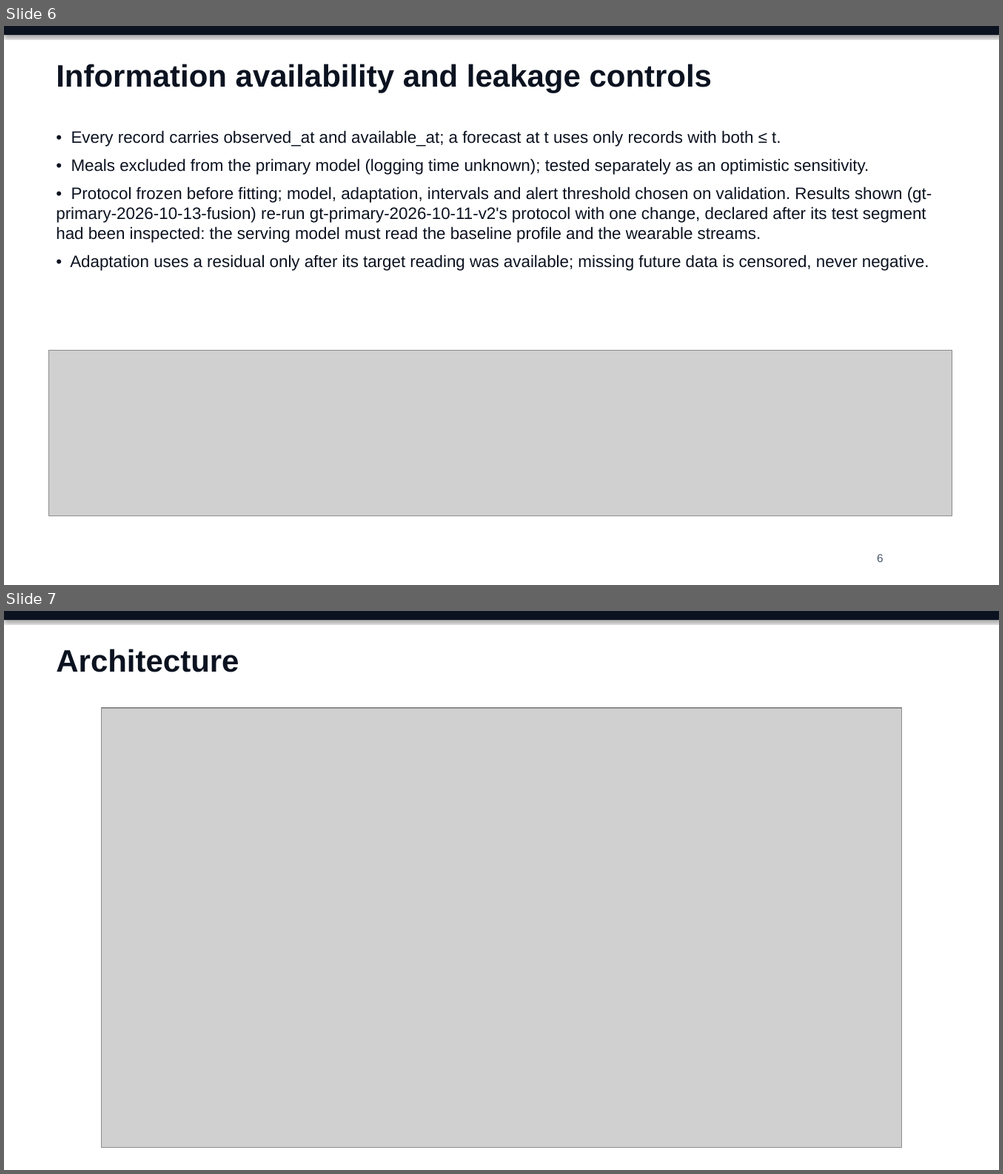
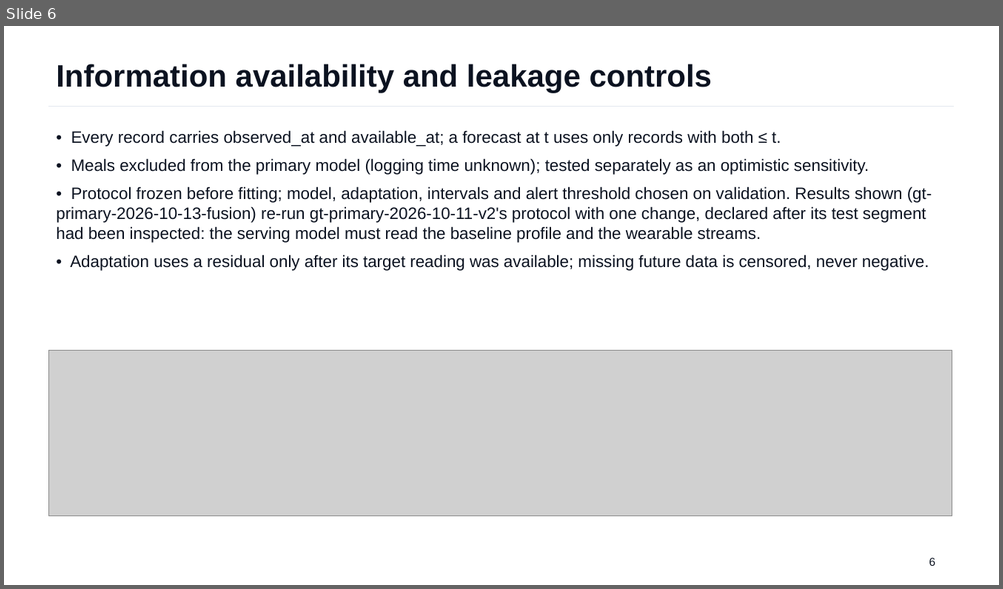
Before and after one commit to Avi36005/DigitalTwin-Challenge-Kryptonite, a slide deck: docs/submission/GlucoTwin_Presentation.pptx. Shown one above the other, each under a label of ours: slides 6 and 7 before the commit, slide 6 after it. The pictures are 1003x1174 and 1003x589 pixels, drawn with LibreOffice and Linux fonts; fonts in the diff are those of the drawing; grey boxes stand for pictures. Boxes give left, top, right and bottom in pixels: in the first picture for what was removed or moved away, otherwise in the second. Text is boxed around its words. In the diff, an @@ line names an element or a change of style, - is before the commit and + after.

```diff
--- a/docs/submission/GlucoTwin_Presentation.pptx
+++ b/docs/submission/GlucoTwin_Presentation.pptx
@@ slide 7 removed at <box>4,611,999,1170</box>, background #FFFFFF @@
@@ rectangle removed at <box>4,611,999,620</box> @@
@@ text removed at <box>56,649,239,672</box> @@
-Architecture
@@ picture removed at <box>101,708,902,1148</box> @@
@@ text removed at <box>876,1147,883,1150</box> @@
-7
@@ slide 6 changed as well @@
@@ rectangle removed at <box>4,26,999,35</box> @@
@@ line added from (48, 107) to (954, 107), #E3E8EF 0.75 pt @@
@@ text "6": place and size @@
-text "6" at <box>876,554,883,562</box>
+text "6" at <box>929,558,936,566</box>
@@ text "6" at <box>929,558,936,566</box>: text colour #475569 to #0B1220 @@
```
Also in this commit, not shown: 19 other slides changed, 1 slide added, 7 other files.
